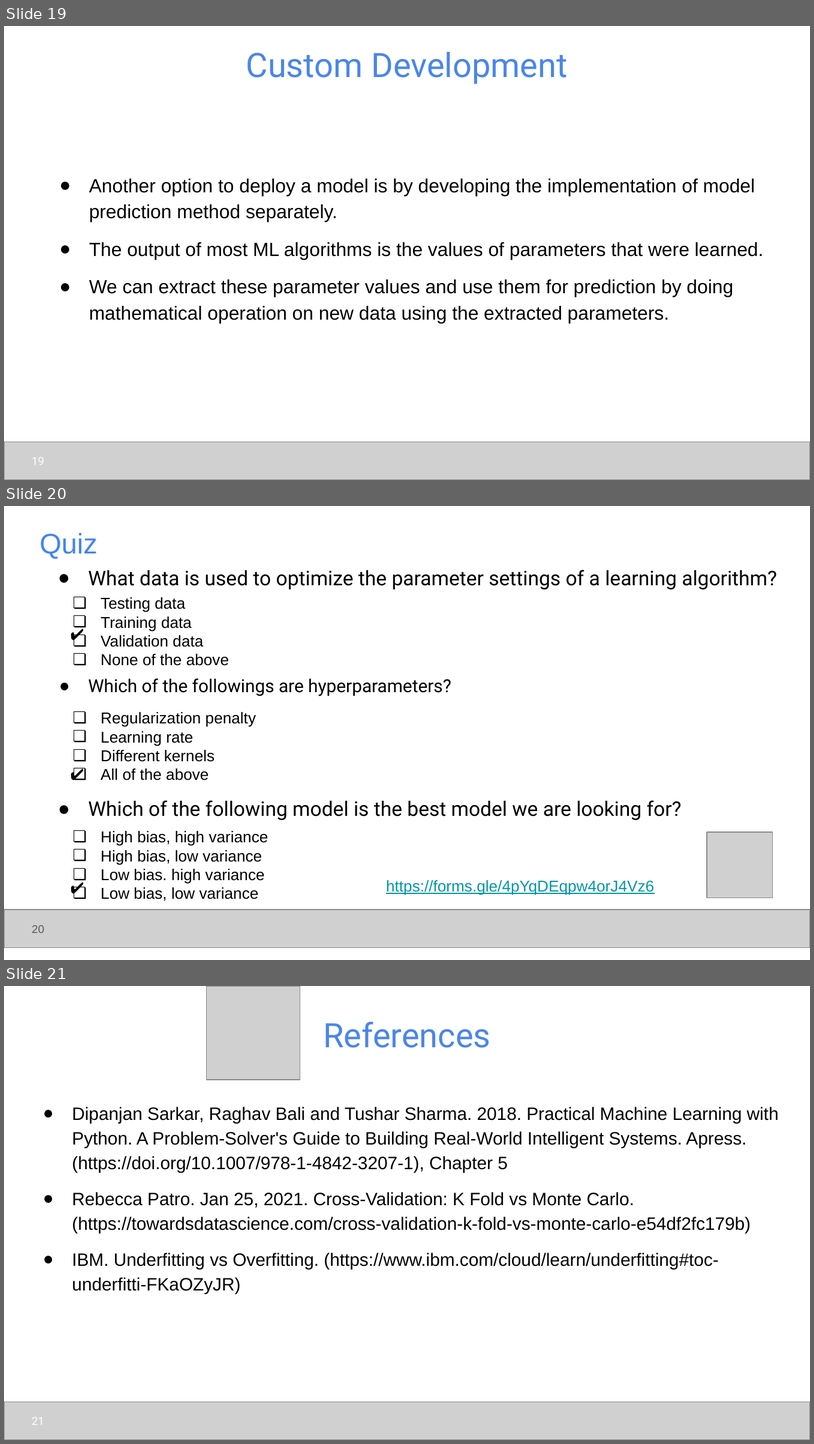
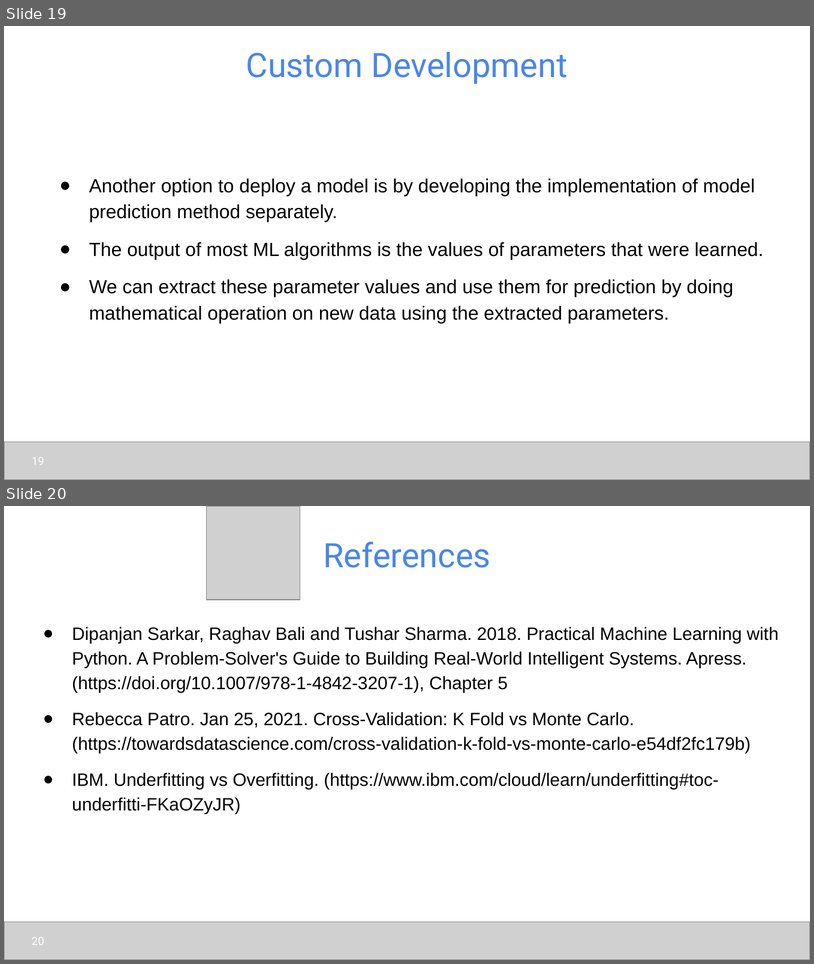
Before and after one commit to udel-cbcb/NIGMS-Sandbox-UD, a slide deck: Submodule_4/Lectures/Submodule_4_Lecture_2_Model_Tuning_Interpretation_Deployment.pptx. Shown one above the other, each under a label of ours: slides 19, 20 and 21 before the commit, slides 19 and 20 after it. The pictures are 814x1444 and 814x964 pixels, drawn with LibreOffice and Linux fonts; fonts in the diff are those of the drawing; grey boxes stand for pictures. Boxes give left, top, right and bottom in pixels: in the first picture for what was removed or moved away, otherwise in the second. Text is boxed around its words. In the diff, an @@ line names an element or a change of style, - is before the commit and + after.

```diff
--- a/Submodule_4/Lectures/Submodule_4_Lecture_2_Model_Tuning_Interpretation_Deployment.pptx
+++ b/Submodule_4/Lectures/Submodule_4_Lecture_2_Model_Tuning_Interpretation_Deployment.pptx
@@ slide 20 removed at <box>4,506,810,960</box>, background #FFFFFF @@
@@ title removed at <box>39,533,98,559</box> @@
-Quiz
@@ text removed at <box>88,570,777,589</box> @@
-● What data is used to optimize the parameter settings of a learning algorithm?
@@ text removed at <box>101,597,229,666</box> @@
-❏ Testing data
-❏ Training data
-❏ Validation data
-❏ None of the above
@@ text removed at <box>62,616,100,652</box> @@
-✔
@@ text removed at <box>88,678,452,696</box> @@
-● Which of the followings are hyperparameters?
@@ text removed at <box>101,712,256,780</box> @@
-❏ Regularization penalty
-❏ Learning rate
-❏ Different kernels
-❏ All of the above
@@ text removed at <box>62,756,100,792</box> @@
-✔
@@ text removed at <box>88,800,682,820</box> @@
-● Which of the following model is the best model we are looking for?
@@ text removed at <box>101,831,269,901</box> @@
-❏ High bias, high variance
-❏ High bias, low variance
-❏ Low bias. high variance
-❏ Low bias, low variance
@@ picture removed at <box>707,832,773,898</box> @@
@@ text removed at <box>62,870,100,905</box> @@
-✔
@@ text removed at <box>386,880,654,894</box> @@
-https://forms.gle/4pYqDEqpw4orJ4Vz6
@@ picture removed at <box>4,909,810,947</box> @@
@@ page number removed at <box>32,925,44,933</box> @@
-20
@@ what was slide 21 is now slide 20 @@
@@ page number at <box>32,937,44,945</box>: text changed @@
-21
+20
```
Also in this commit, not shown: 1 other file.
